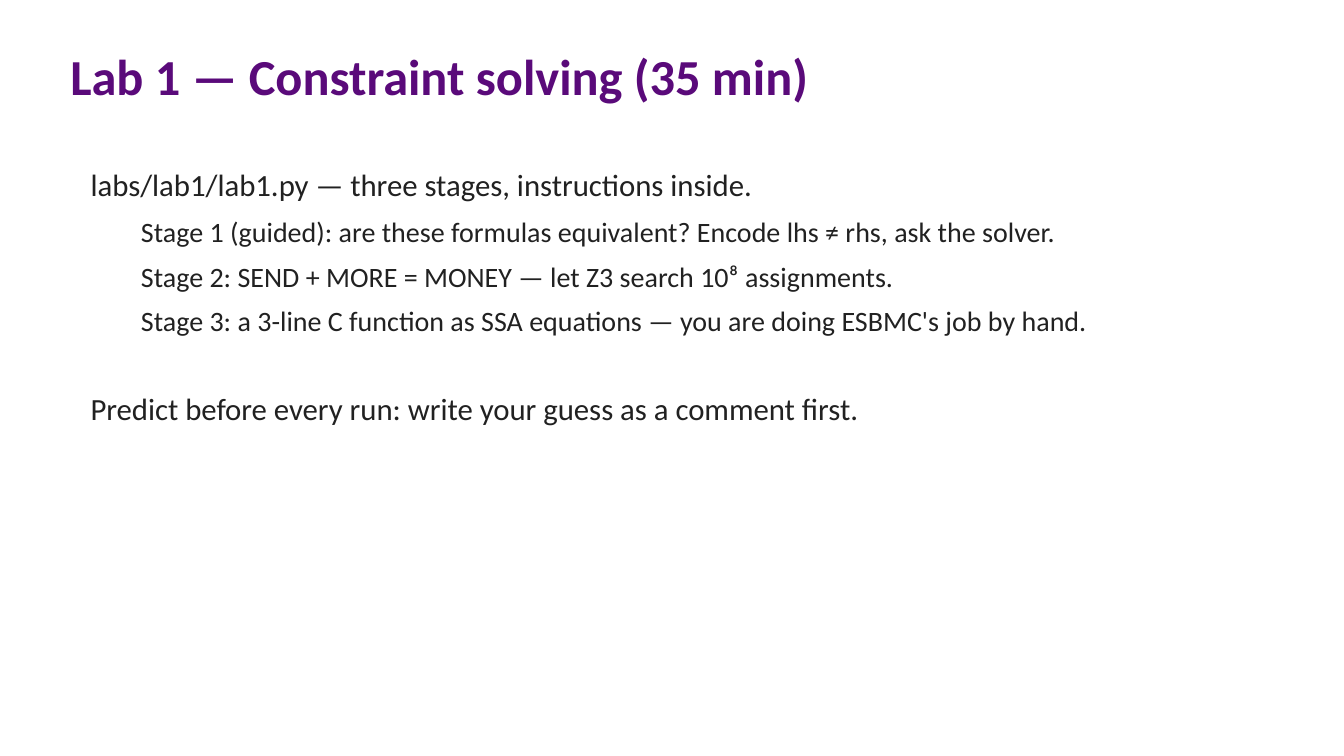
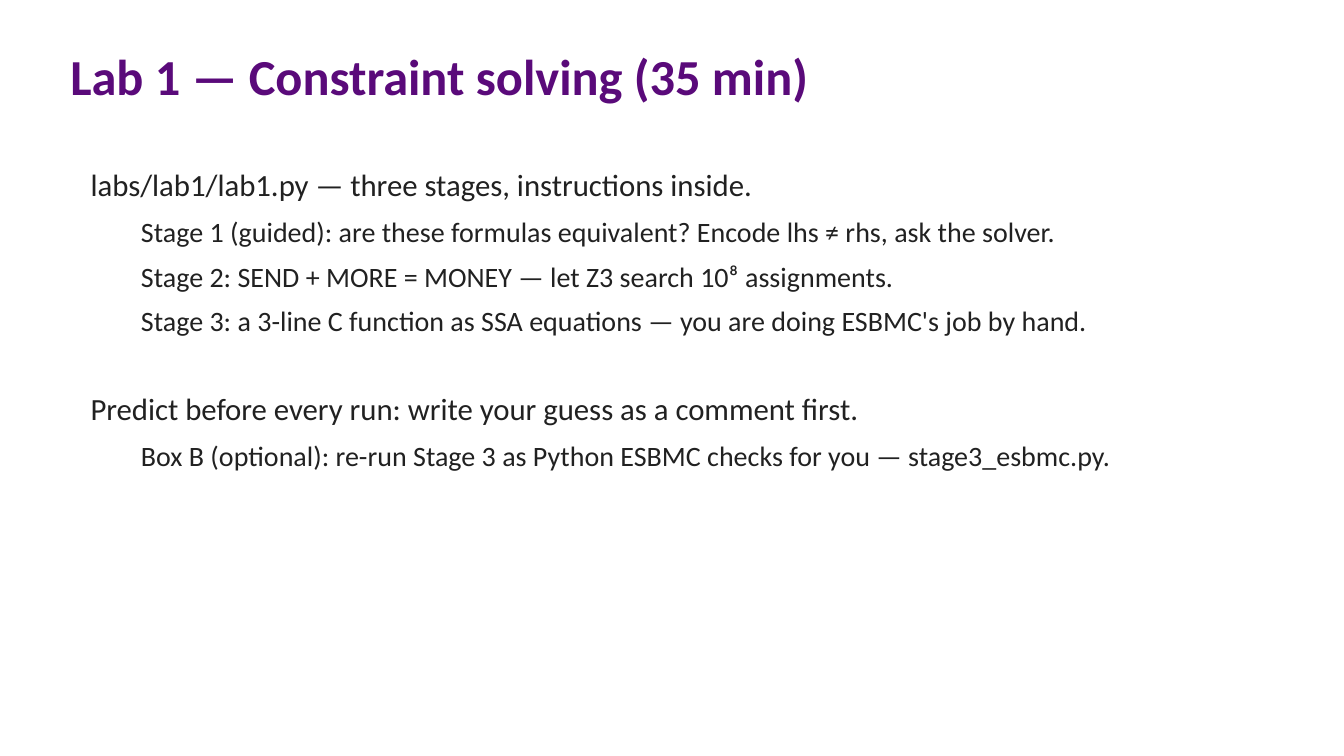
Before and after one commit to lucasccordeiro/unifei, a slide deck: slide 5 of slides/session2/01-session2-hands-on.pptx. Drawn at 1344x756 pixels with LibreOffice and Linux fonts; fonts in the diff are those of the drawing. Boxes give left, top, right and bottom in pixels: in the first picture for what was removed or moved away, otherwise in the second. Text is boxed around its words. In the diff, an @@ line names an element or a change of style, - is before the commit and + after.

```diff
--- a/slides/session2/01-session2-hands-on.pptx
+++ b/slides/session2/01-session2-hands-on.pptx
@@ text at box(141, 446, 1110, 471): paragraph added @@
+  Box B (optional): re-run Stage 3 as Python ESBMC checks for you — stage3_esbmc.py.
```
Also in this commit, not shown: 1 other slide changed, 1 slide added, 9 other files.
